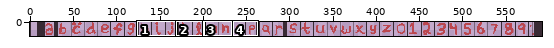
Pixel-art file, stored at src/assets/art/font_small.aseprite. Above: a wide view before the commit, with the close-up outlined.
Close-up. Old version:
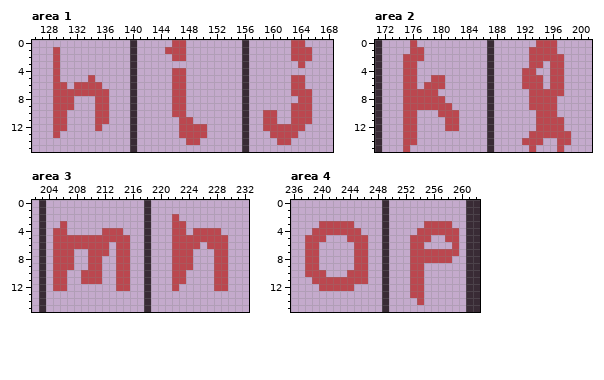
592x16 pixels, 1 frame. Shown: area 1: x 126..168, y 0..15; area 2: x 171..201, y 0..15; area 3: x 202..232, y 0..15; area 4: x 236..262, y 0..15. The commit also changed other parts of the picture, which this record leaves out.
After:
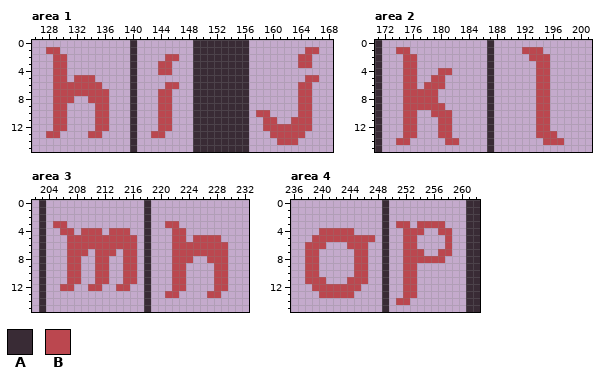
Palette (. is transparent): A #392b35  B #bb474f
Diff:
Changed rows in their new state; - is an unchanged pixel.
Area 1:
first column x 128:
 0 ------------------..-AAAAAAA-------..--
 1 B----------------...-AAAAAAA-------..-B
 2 --B--------------B-.-AAAAAAA-------.---
 3 --B-------------BB---AAAAAAA---------B-
 4 --B-------------BB..-AAAAAAA-----------
 5 --B-BB------------..-AAAAAAA-------..BB
 6 ---B-------------B-.-AAAAAAA-------.-B-
 7 ----------------BB..-AAAAAAA-------.---
 8 ------B---------BB..-AAAAAAA-----------
 9 ---.------------BB..-AAAAAAA-------.---
10 ----------------BB..-AAAAAAA--B-.--.---
11 ----------------BB-..AAAAAAA-----------
12 --------B-------BB-..AAAAAAA---------B-
13 B-----BB-------BB--..AAAAAAA--------B--
14 --------------------.AAAAAAA-------B---
15 ---------------------AAAAAAA-----------
Area 2:
first column x 174:
 0 --.-----------------...--
 1 BB..--------------B--..--
 2 ---.------------------..-
 3 -------------------.-B..-
 4 ------BB----------..BB..-
 5 ------------------..-B..-
 6 ------------------..-B..-
 7 -------------------.--..-
 8 ------.------------.--.--
 9 -------.-----------.--.--
10 -----B--.-------------.--
11 ------B-.-------------..-
12 ------B-.-------------..-
13 ------BB-----------.---..
14 B-.----BB---------...BB-.
15 -.-----------------.---.-
Area 3:
first column x 205:
 2 -----------------.-------
 3 B---------------B-.------
 4 .-B-BBB.--B---------....-
 5 ..---------B-------.----.
 6 ..------B--B---------B---
 7 ..-BB.--B.-B--------BBB--
 8 ..-B-.-B-.-B----------B--
 9 ..-B-.-B-.-B-------.-----
10 ..BB..-B-.-B-------------
11 ..BB..-B-.-B-------------
12 .-B--BB-----------B------
13 ----------------BB----BB-
Area 4:
first column x 238:
 3 --.....------BB-B---.-
 4 -.-----.------BB-..--.
 5 .--BBB---B----B-..---.
 6 --B---B-------B-.---B.
 7 --------------B--..--.
 8 --------------B-----.-
 9 --------------B-.-----
10 --.---.-------B-.-----
11 B--...--------B-.-----
12 -B-----B------B-.-----
13 --BBBBB-------B-.-----
14 -------------BB-.-----
Pixel boxes of the changes (left, top, right, bottom) in both close-ups:
changed: (151, 40, 319, 152)
changed: (46, 47, 109, 138)
changed: (396, 40, 459, 152)
changed: (522, 40, 571, 152)
changed: (165, 214, 228, 298)
changed: (53, 221, 137, 291)
changed: (305, 221, 375, 298)
changed: (396, 221, 459, 305)
